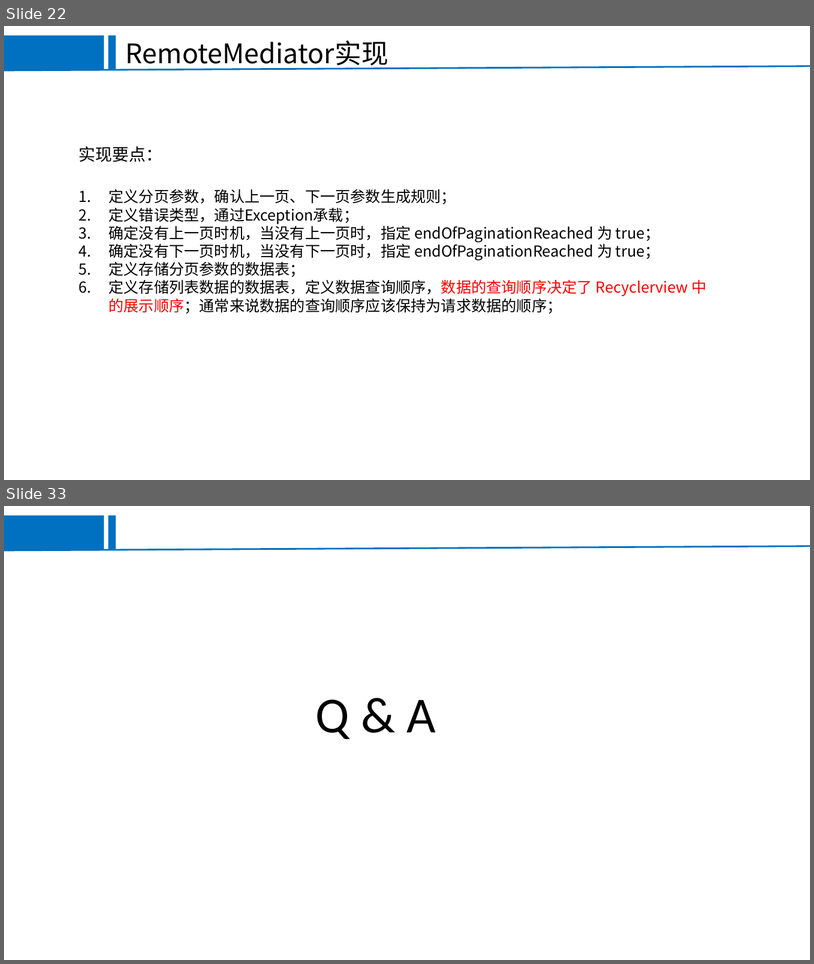
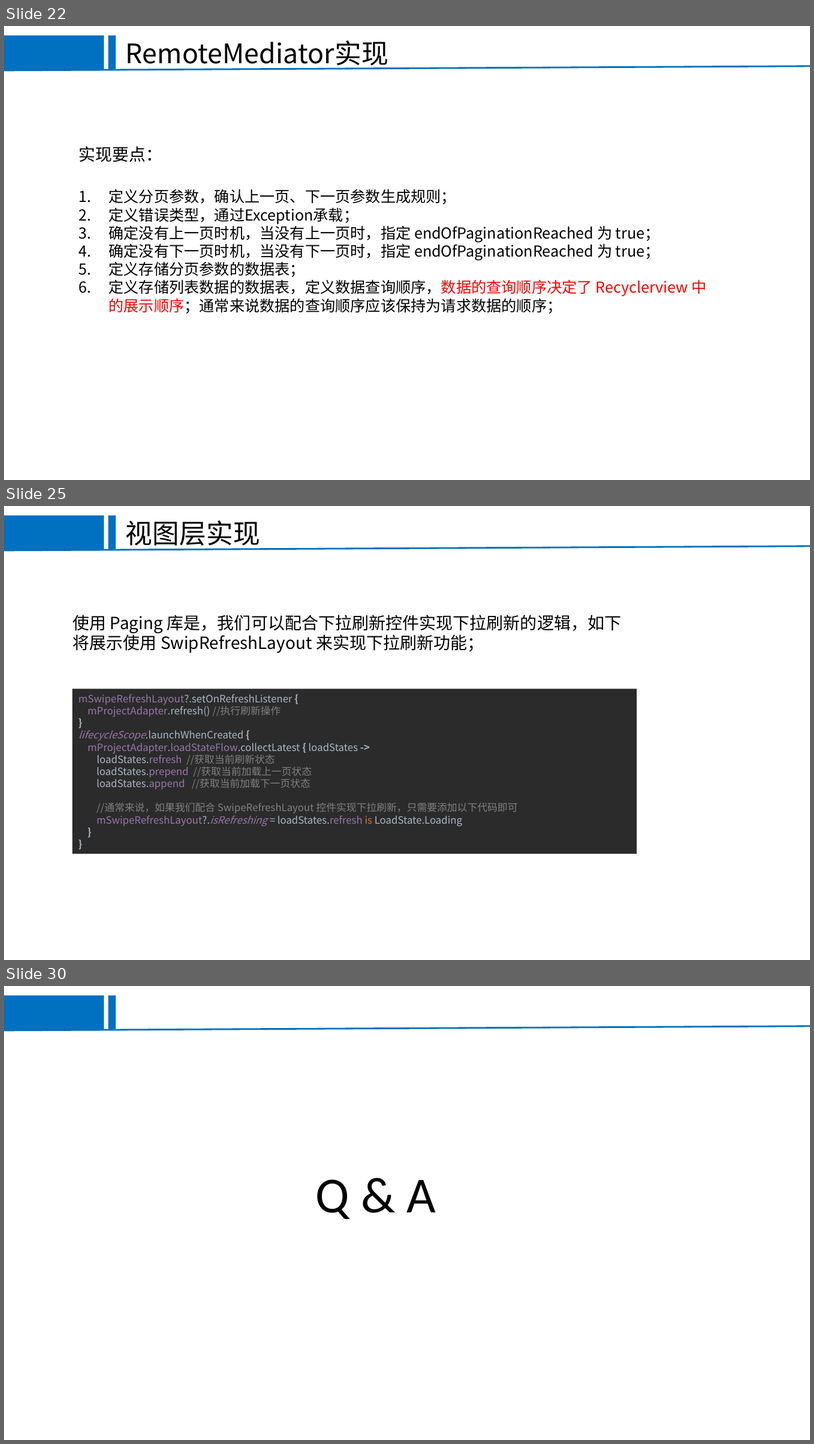
Before and after one commit to EricHyh/KtDemoCollection, a slide deck: paging3demo/Paging.ppt. Shown one above the other, each under a label of ours: slides 22 and 33 before the commit, slides 22, 25 and 30 after it; the slides between them are not shown. The pictures are 814x964 and 814x1444 pixels, drawn with LibreOffice and Linux fonts; fonts in the diff are those of the drawing; background and template pictures are left out. Boxes give left, top, right and bottom in pixels: in the first picture for what was removed or moved away, otherwise in the second. Text is boxed around its words. In the diff, an @@ line names an element or a change of style, - is before the commit and + after.

```diff
--- a/paging3demo/Paging.ppt
+++ b/paging3demo/Paging.ppt
@@ slide 25 added at (4, 506, 810, 960), background #FFFFFF; not listed: 3 template elements that a slide beside it also shows @@
@@ text added at (126, 520, 260, 550), 32 pt, text #000000 @@
+视图层实现
@@ text added at (72, 615, 621, 653), 20 pt, text #000000 @@
+使用 Paging 库是，我们可以配合下拉刷新控件实现下拉刷新的逻辑，如下将展示使用 SwipRefreshLayout 来实现下拉刷新功能；
@@ rectangle added at (72, 688, 637, 854), fill #2B2B2B, 12 pt, text #A9B7C6 @@
+mSwipeRefreshLayout?.setOnRefreshListener {
+mProjectAdapter.refresh() //执行刷新操作
+}
+lifecycleScope.launchWhenCreated {
+mProjectAdapter.loadStateFlow.collectLatest { loadStates ->
+loadStates.refresh //获取当前刷新状态
+loadStates.prepend //获取当前加载上一页状态
+loadStates.append //获取当前加载下一页状态
+//通常来说，如果我们配合 SwipeRefreshLayout 控件实现下拉刷新，只需要添加以下代码即可
+mSwipeRefreshLayout?.isRefreshing = loadStates.refresh is LoadState.Loading
+}
+}
@@ what was slide 33 is now slide 30 @@
```
Also in this commit, not shown: 5 slides changed, 5 other slides added, 9 slides removed, 4 other files.
